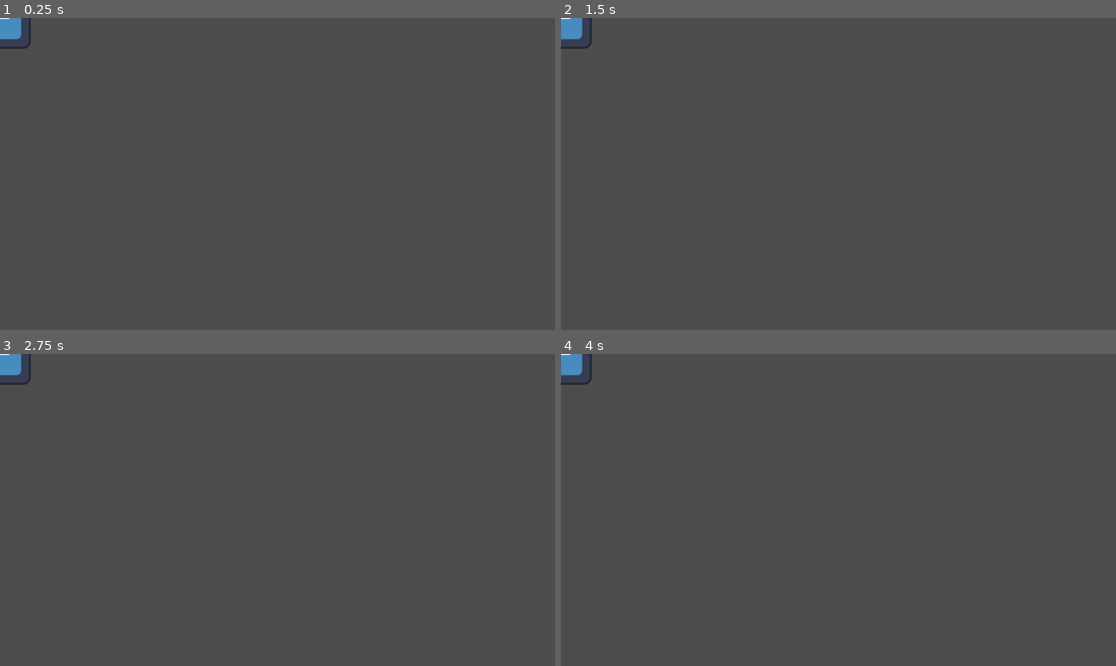
Above: before the commit, frames 1-4 (two rows, left to right).
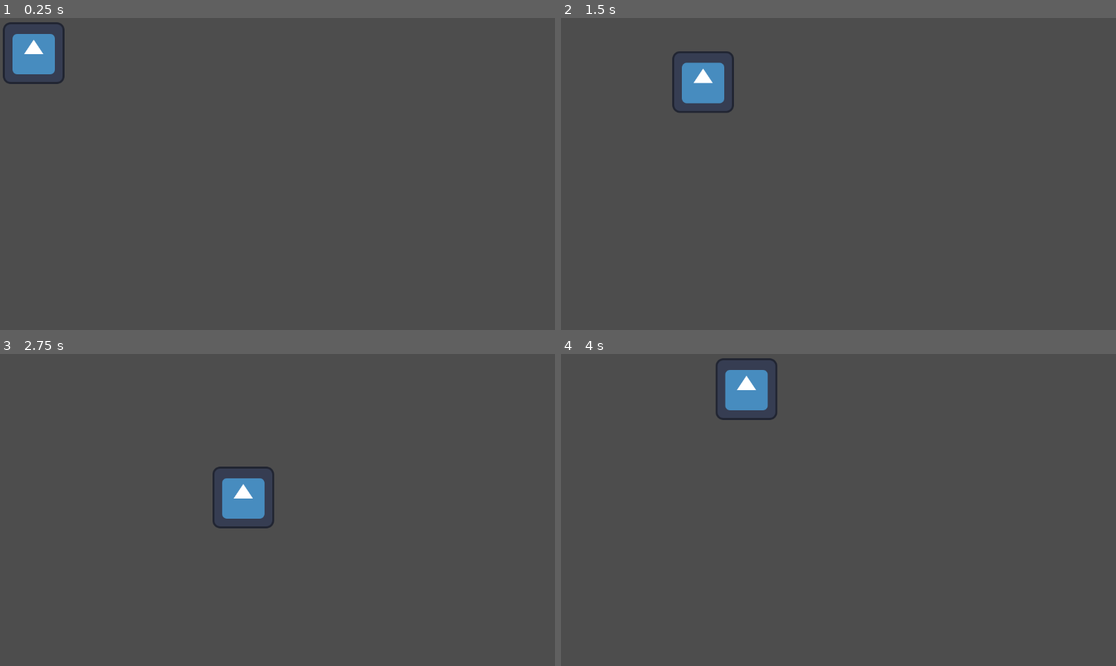
Above: after the commit, the same moments.

Repository: DeeJayAdi/test-of-might
Game: Godot game, scene res://scenes/player/player.tscn
Two runs of this game, one before a commit and one after it. Both use one fixed random seed, a clock stepped at 60 frames per second and the inputs below. Before the commit the project has no main scene; this scene is started directly in both runs. The engine's default icon, where the game draws it, is replaced by a stand-in: a white triangle on a blue panel in a dark square.
Inputs:
- Up to frame 1 (0.25 s): no input
- Up to frame 2 (1.5 s): tap Enter at 0.5 s; hold D (right) 0.53-1.28 s; hold S (down) from 1.28 s (still down)
- Up to frame 3 (2.75 s): release S (down) at 2.03 s; hold D (right) from 2.03 s (still down)
- Up to frame 4 (4 s): release D (right) at 2.78 s; hold W (up) 2.78-3.53 s; hold A (left) from 3.53 s (still down)

The runs differ from the first frame. In frame 1, 1.5% of the frame differs, in the area x 0-12%, y 0-22%; in frame 2, 1.6%, in the area x 0-32%, y 0-31%; in frame 3, 1.6%; in frame 4, 1.6%.

Commit message:
Dodano skrypt odpowiadajacy za poruszanie sie gracza, tymczasowo glowna scena jest gracz(do zmiany)

Diff:
--- a/src/test-of-might/project.godot
+++ b/src/test-of-might/project.godot
@@ -11,6 +11,7 @@
 [application]
 
 config/name="Test of Might"
+run/main_scene="uid://b60ho6btoc5of"
 config/features=PackedStringArray("4.5", "Forward Plus")
 config/icon="res://icon.svg"
 
--- a/src/test-of-might/scenes/player/player.tscn
+++ b/src/test-of-might/scenes/player/player.tscn
@@ -1,11 +1,15 @@
-[gd_scene load_steps=3 format=3 uid="uid://b60ho6btoc5of"]
+[gd_scene load_steps=4 format=3 uid="uid://b60ho6btoc5of"]
 
 [ext_resource type="Texture2D" uid="uid://d3adiwgqqne7o" path="res://icon.svg" id="1_8afob"]
+[ext_resource type="Script" uid="uid://df8qyfrdo37ja" path="res://scripts/player/player.gd" id="1_dovo2"]
 
 [sub_resource type="RectangleShape2D" id="RectangleShape2D_dovo2"]
 size = Vector2(130, 130)
 
 [node name="player" type="CharacterBody2D"]
+position = Vector2(70, 73)
+script = ExtResource("1_dovo2")
+speed = 300
 
 [node name="CollisionShape2D" type="CollisionShape2D" parent="."]
 shape = SubResource("RectangleShape2D_dovo2")
--- /dev/null
+++ b/src/test-of-might/scripts/player/player.gd
@@ -0,0 +1,11 @@
+extends CharacterBody2D
+
+@export var speed = 100
+
+func get_input():
+	var dir = Input.get_vector("left","right","up","down")
+	velocity = dir * speed
+
+func _physics_process(delta: float):
+	get_input()
+	move_and_slide()
Not shown, added: src/test-of-might/scripts/player/player.gd.uid
